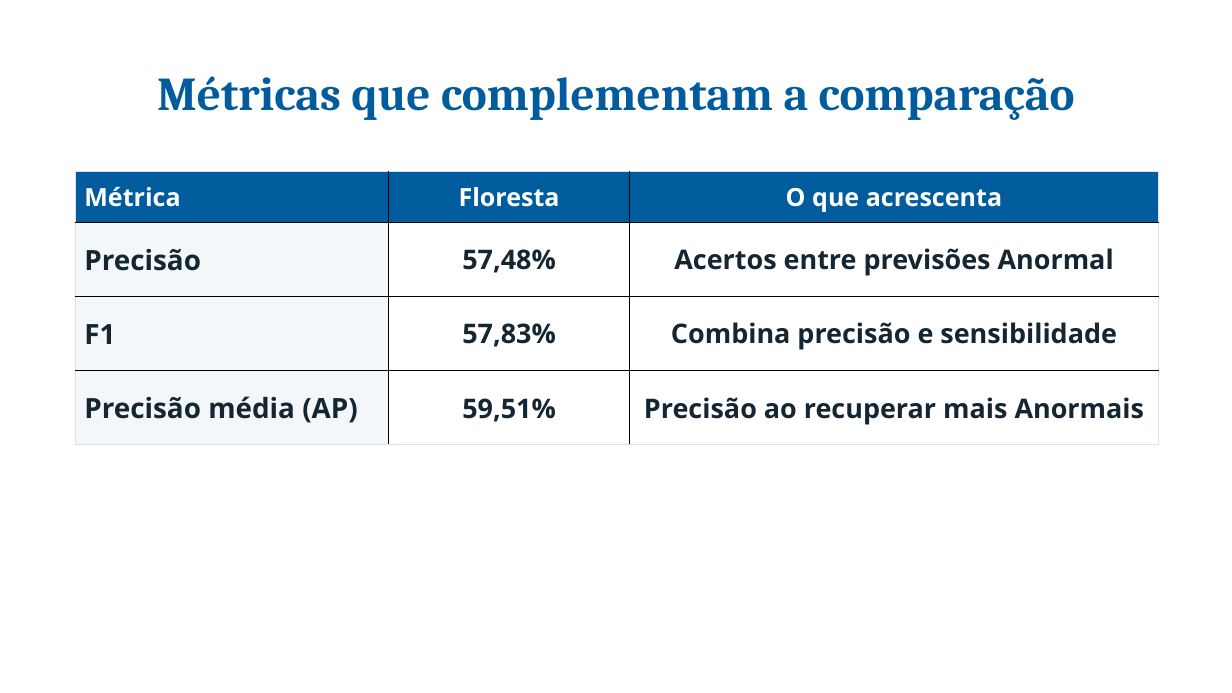
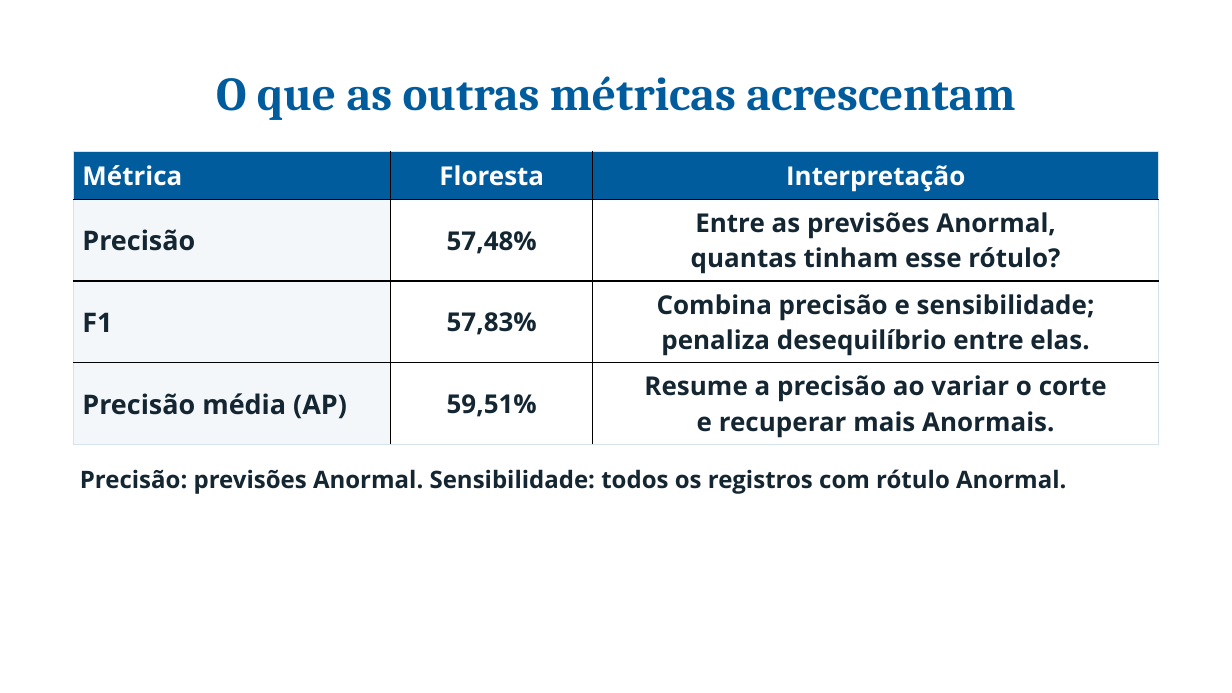
Before and after one commit to pedroafm06/Data-Mining, a slide deck: slide 17 of presentation/a2_inf/output/Apresentacao_A2_INF.pptx (slide 12 before the commit). Drawn at 1232x693 pixels with LibreOffice and Linux fonts; fonts in the diff are those of the drawing; background and template pictures are left out. Boxes give left, top, right and bottom in pixels: in the first picture for what was removed or moved away, otherwise in the second. Text is boxed around its words. In the diff, an @@ line names an element or a change of style, - is before the commit and + after.

```diff
--- a/presentation/a2_inf/output/Apresentacao_A2_INF.pptx
+++ b/presentation/a2_inf/output/Apresentacao_A2_INF.pptx
@@ text at bbox=[216, 76, 1015, 120]: text changed @@
-Métricas que complementam a comparação
+O que as outras métricas acrescentam
@@ table at bbox=[73, 152, 1159, 445] @@
-row 1, column 3: O que acrescenta
+row 1, column 3: Interpretação
-row 2, column 3: Acertos entre previsões Anormal
+row 2, column 3: Entre as previsões Anormal, / quantas tinham esse rótulo?
-row 3, column 3: Combina precisão e sensibilidade
+row 3, column 3: Combina precisão e sensibilidade; / penaliza desequilíbrio entre elas.
-row 4, column 3: Precisão ao recuperar mais Anormais
+row 4, column 3: Resume a precisão ao variar o corte / e recuperar mais Anormais.
@@ size 19.5 to 20.2 pt in "Métrica", "Floresta" @@
@@ size 21.8 to 21 pt in "Precisão", "F1", "Precisão média (AP)" @@
@@ size 21 to 20.2 pt in "57,48%", "57,83%", "59,51%" @@
@@ table: place and size @@
-table at bbox=[75, 171, 1159, 445]
+table at bbox=[73, 152, 1159, 445]
@@ text added at bbox=[80, 469, 1066, 494], 18.8 pt, text #142632, bold @@
+Precisão: previsões Anormal. Sensibilidade: todos os registros com rótulo Anormal.
```
Also in this commit, not shown: 4 other slides changed, 17 slides added, 11 slides removed, 11 other files.
